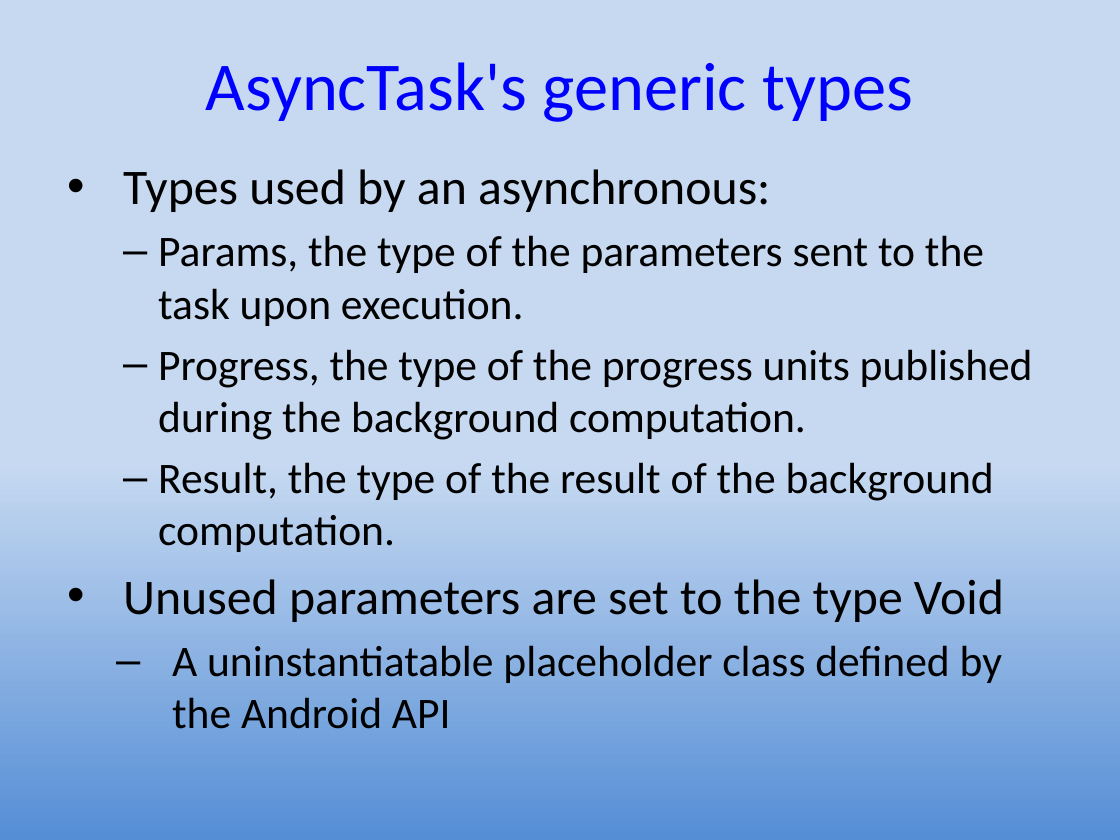
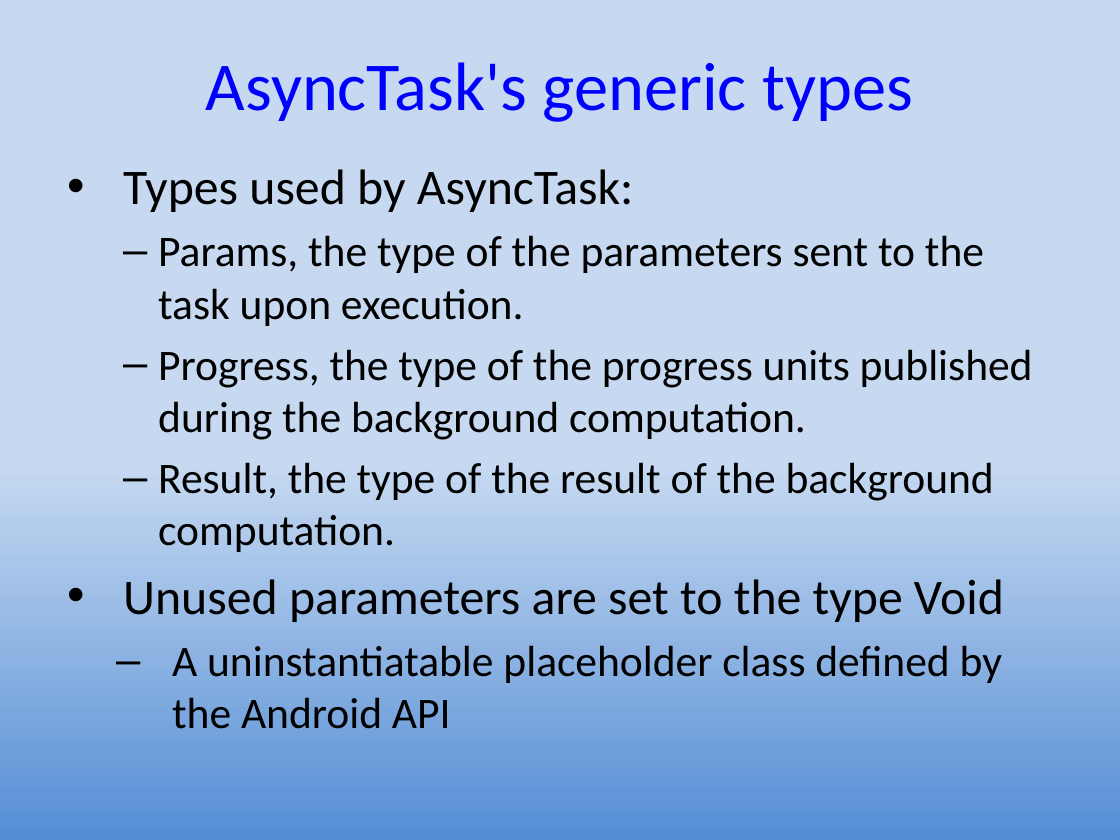
Before and after one commit to UO-CIS/CIS399Android-CourseMaterials, a slide deck: slide 32 of NotesAndSlides/CIS399Wk3Day1-HandlingData.pptx. Drawn at 1120x840 pixels with LibreOffice and Linux fonts; fonts in the diff are those of the drawing. Boxes give left, top, right and bottom in pixels: in the first picture for what was removed or moved away, otherwise in the second. Text is boxed around its words. In the diff, an @@ line names an element or a change of style, - is before the commit and + after.

```diff
--- a/NotesAndSlides/CIS399Wk3Day1-HandlingData.pptx
+++ b/NotesAndSlides/CIS399Wk3Day1-HandlingData.pptx
@@ text at <box>123,169,634,212</box>: text changed @@
-• Types used by an asynchronous:
+• Types used by AsyncTask:
```
Also in this commit, not shown: 5 other slides changed, 5 other files.
